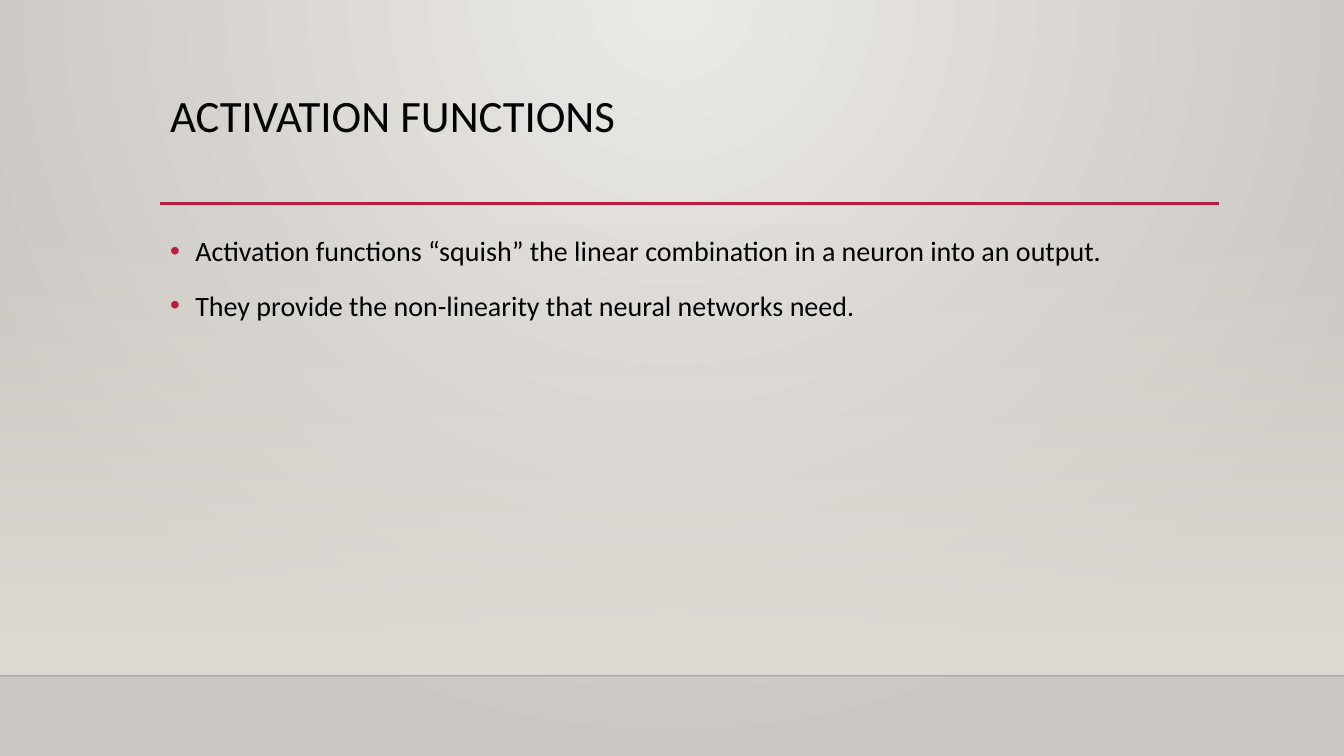
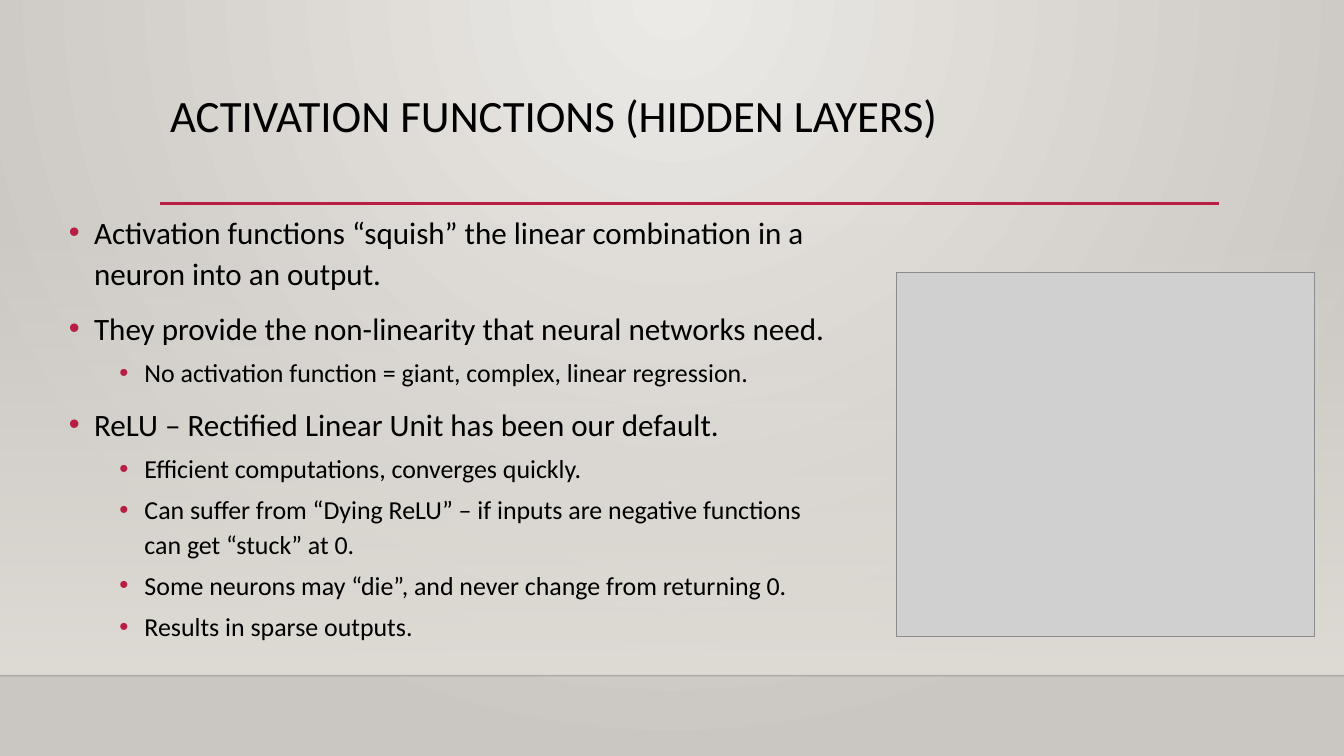
Before and after one commit to allyryry/3950_Workbooks, a slide deck: slide 11 of reference_content/Slides/tensorflow_optimization.pptx (slide 8 before the commit). Drawn at 1344x756 pixels with LibreOffice and Linux fonts; fonts in the diff are those of the drawing; grey boxes stand for pictures; background and template pictures are left out. Boxes give left, top, right and bottom in pixels: in the first picture for what was removed or moved away, otherwise in the second. Text is boxed around its words. In the diff, an @@ line names an element or a change of style, - is before the commit and + after.

```diff
--- a/reference_content/Slides/tensorflow_optimization.pptx
+++ b/reference_content/Slides/tensorflow_optimization.pptx
@@ title at <box>170,99,937,138</box>: text changed @@
-ACTIVATION FUNCTIONS
+ACTIVATION FUNCTIONS (HIDDEN LAYERS)
@@ text "Activation functions “squish” the linear ...": place and size @@
-text "Activation functions “squish” the linear ..." at <box>195,241,1101,321</box>
+text "Activation functions “squish” the linear ..." at <box>94,221,824,640</box>
@@ text at <box>94,221,824,345</box>: size 20 to 22.2 pt in "Activation functions “squish” the linear combination in ...", "They provide the non-linearity that neural networks ..."; line spacing 1.2 to 1.1 @@
@@ picture added at <box>896,272,1315,636</box> @@
@@ text at <box>94,364,801,640</box>: paragraphs added @@
+  • No activation function = giant, complex, linear regression.
+• ReLU – Rectified Linear Unit has been our default.
+  • Efficient computations, converges quickly.
+  • Can suffer from “Dying ReLU” – if inputs are negative functions can get “stuck” at 0.
+  • Some neurons may “die”, and never change from returning 0.
+  • Results in sparse outputs.
```
Also in this commit, not shown: 3 other slides changed, 7 slides added, 7 other files.
